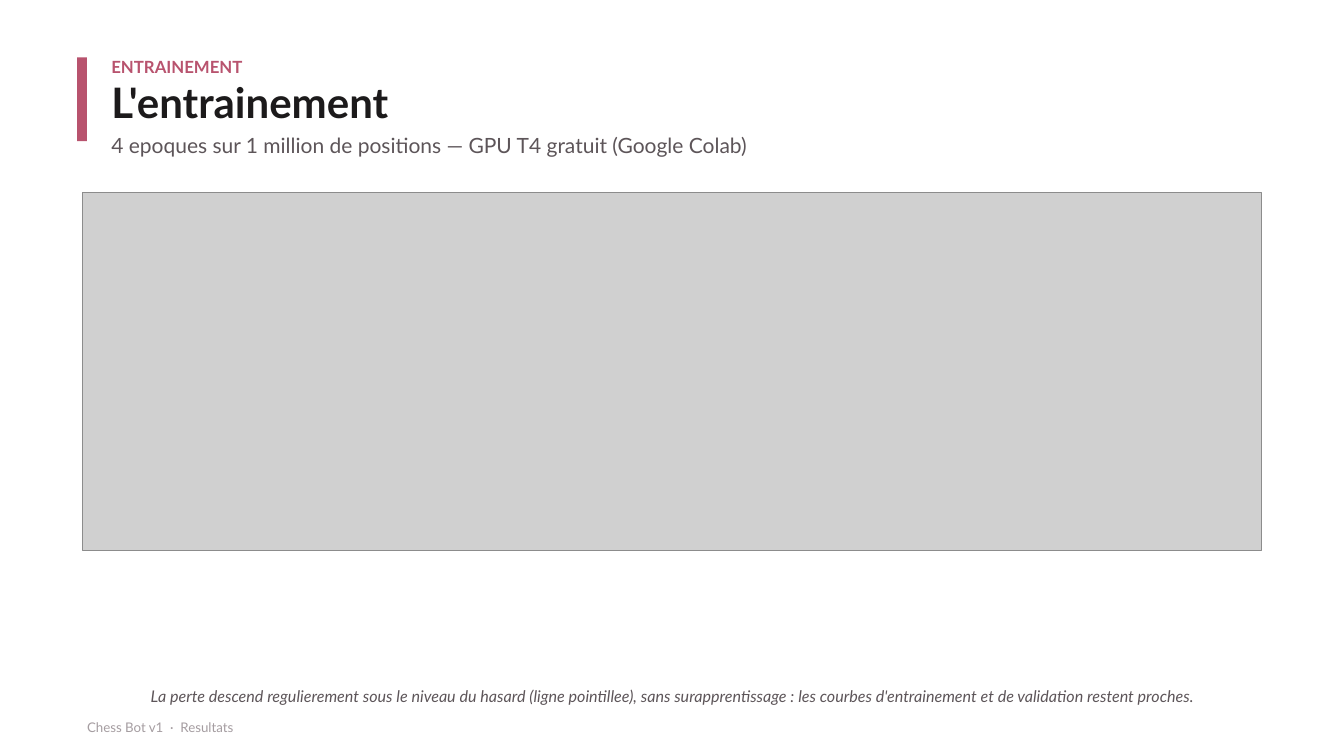
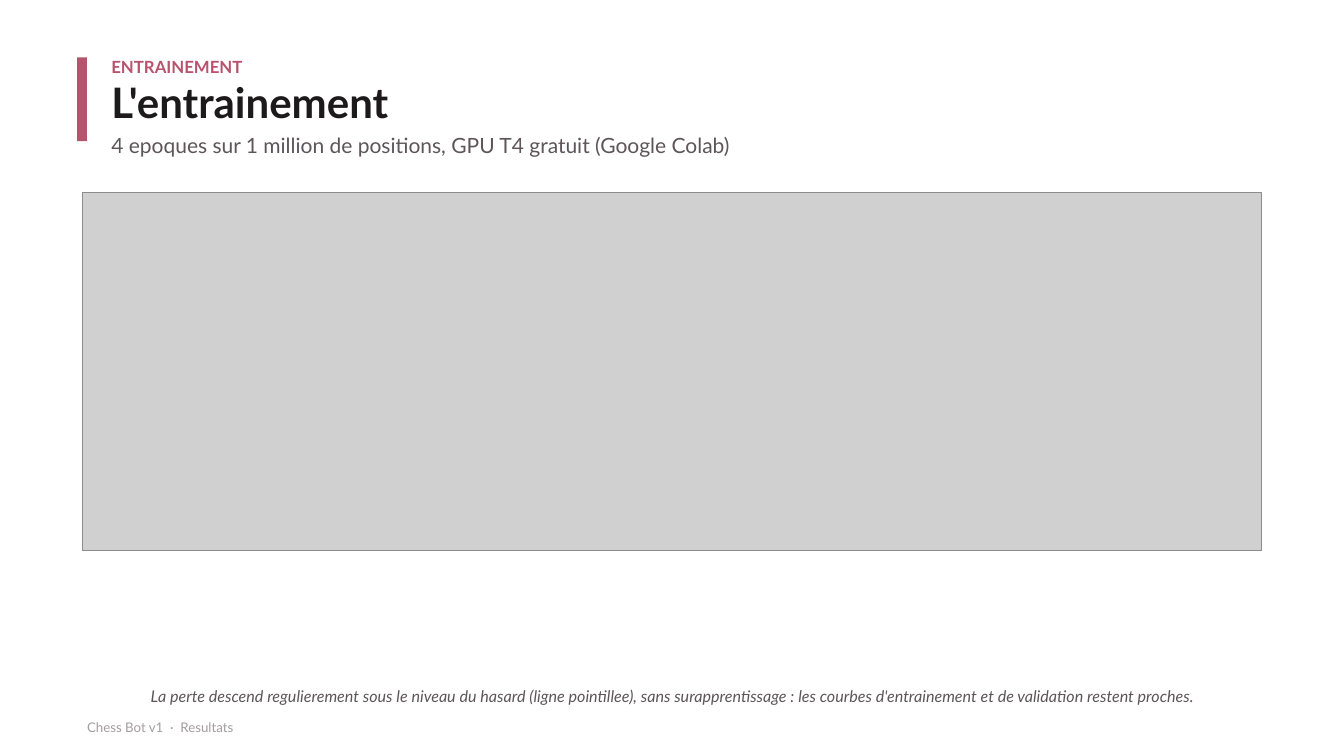
Before and after one commit to naadjath/chess-bot-v1, a slide deck: slide 10 of LIVRABLES/6-Soutenance/Soutenance.pptx. Drawn at 1344x756 pixels with LibreOffice and Linux fonts; fonts in the diff are those of the drawing; grey boxes stand for pictures. Boxes give left, top, right and bottom in pixels: in the first picture for what was removed or moved away, otherwise in the second. Text is boxed around its words. In the diff, an @@ line names an element or a change of style, - is before the commit and + after.

```diff
--- a/LIVRABLES/6-Soutenance/Soutenance.pptx
+++ b/LIVRABLES/6-Soutenance/Soutenance.pptx
@@ text at (x1=111, y1=137, x2=730, y2=157): text changed @@
-4 epoques sur 1 million de positions — GPU T4 gratuit (Google Colab)
+4 epoques sur 1 million de positions, GPU T4 gratuit (Google Colab)
```
Also in this commit, not shown: 11 other slides changed, 3 other files.
